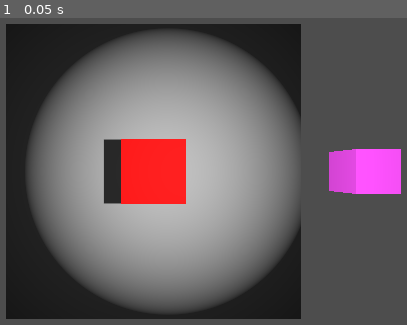
Above: before the commit, frame 1.
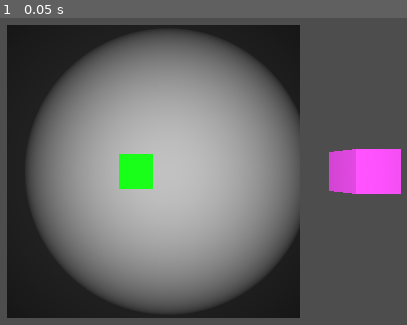
Above: after the commit, the same moment.

Repository: StruthioGames/Game_Jam
Game: Godot game, scene res://Alchemy_Scene.tscn
Two runs of this game, one before a commit and one after it. Both use one fixed random seed, a clock stepped at 60 frames per second and the inputs below. The project has no main scene, so this scene is started directly.
Inputs:
- Up to frame 1 (0.05 s): no input

The runs differ from the first frame. In frame 1, 5.1% of the frame differs, in the area x 1-74%, y 1-99%.

Commit message:
Add files via upload

Diff:
--- a/Game Jam/Alchemy_Flashlight.gd
+++ b/Game Jam/Alchemy_Flashlight.gd
@@ -1,25 +1,27 @@
 extends Camera3D
+
+#Shapes necessary
+@onready var flashlight = get_node("../Flashlight")
+@onready var flashlight_collider = get_node("../Flashlight/StaticBody3D")
+@onready var background_wall = get_node("../Background_Wall")
+@onready var target_shape = get_node("../Cube")
+@onready var shadow_surface = get_node("../Cube_Shadow")
 
 # Flashlight variables
 var dragging = false
 var dragged_object = null
 var offset = Vector3()
-var center_point = Vector3(0, 0, -4)
-var radius = 0
+var center_point = Vector3()
+var radius = Vector3()
 
 # Shadow variables
 var is_dragging_shadow = false
 var drag_start_position = Vector2()
 
-var flashlight
-var shape
-var shadow_surface
-
 func _ready():
-	flashlight = get_node("../Flashlight")  # Adjust the path to your flashlight node
-	shape = get_node("../Cube")
-	shadow_surface = get_node("../Background_Wall")
-	shape.cast_shadow = GeometryInstance3D.SHADOW_CASTING_SETTING_ON
+	center_point = target_shape.global_transform.origin
+	radius = int(abs(global_transform.origin.z - center_point.z)) - 1
+	#target_shape.cast_shadow = GeometryInstance3D.SHADOW_CASTING_SETTING_ON
 
 func _input(event):
 	if event is InputEventMouseButton:
@@ -34,10 +36,8 @@
 				if is_dragging_shadow:
 					is_dragging_shadow = false
 	elif event is InputEventMouseMotion:
-		if dragging:
-			update_dragged_object_position(event.position)
-		elif is_dragging_shadow:
-			update_shadow_position(event.position)
+		if dragging or is_dragging_shadow:
+			update_position(event.position)
 
 func shoot_ray():
 	var mouse_pos = get_viewport().get_mouse_position()
@@ -52,7 +52,7 @@
 
 	if raycast_result:
 		var collider = raycast_result.collider
-		if collider and (collider is RigidBody3D or StaticBody3D):
+		if collider and collider.get_path() == flashlight_collider.get_path():
 			dragging = true
 			dragged_object = collider
 			offset = dragged_object.global_transform.origin - raycast_result.position
@@ -60,7 +60,7 @@
 		elif collider == shadow_surface:
 			is_dragging_shadow = true
 
-func update_dragged_object_position(mouse_position: Vector2):
+func update_position(mouse_position: Vector2):
 	var from = project_ray_origin(mouse_position)
 	var to = from + project_ray_normal(mouse_position) * 1000
 	var space = get_world_3d().direct_space_state
@@ -70,18 +70,9 @@
 	var raycast_result = space.intersect_ray(ray_query)
 
 	if raycast_result:
-		var new_position = raycast_result.position + offset
-		var direction = (new_position - center_point).normalized()
-		dragged_object.global_transform.origin = center_point + direction * radius
-
-func update_shadow_position(mouse_position: Vector2):
-	var from = project_ray_origin(mouse_position)
-	var to = from + project_ray_normal(mouse_position) * 1000
-	var space = get_world_3d().direct_space_state
-	var ray_query = PhysicsRayQueryParameters3D.new()
-	ray_query.from = from
-	ray_query.to = to
-	var raycast_result = space.intersect_ray(ray_query)
-
-	if raycast_result:
-		shape.translation = raycast_result.position
+		if dragging and raycast_result.collider.get_path() != background_wall.get_path():
+			var new_position = raycast_result.position + offset
+			var direction = (new_position - center_point).normalized()
+			dragged_object.global_transform.origin = center_point + direction * radius
+		elif is_dragging_shadow:
+			target_shape.translation = raycast_result.position
--- a/Game Jam/Alchemy_Scene.gd
+++ b/Game Jam/Alchemy_Scene.gd
@@ -1,35 +1,27 @@
 extends Node3D
 
-@export var shape: MeshInstance3D
-@export var shadow_surface: MeshInstance3D
-@export var camera: Camera3D
+@onready var flashlight = $Flashlight
+@onready var background_wall = $Background_Wall
+@onready var shadow_object = $Cube_Shadow
+@onready var actual_object = $Cube
 
-var is_dragging = false
-var drag_start_position = Vector2()
+var center_point = Vector3()
 
 func _ready():
-	shape.cast_shadow = GeometryInstance3D.SHADOW_CASTING_SETTING_ON
+	# Set the center point to the actual object's position
+	center_point = actual_object.global_transform.origin
 
-func _input(event):
-	if event is InputEventMouseButton:
-		if event.button_index == MOUSE_BUTTON_LEFT:
-			if event.pressed:
-				is_dragging = true
-				drag_start_position = event.position
-			else:
-				is_dragging = false
-	elif event is InputEventMouseMotion and is_dragging:
-		update_shape_position(event.position)
+func _process(delta):
+	# Get the flashlight's position
+	var initial_position = flashlight.global_transform.origin
 
-func update_shape_position(mouse_position: Vector2):
-	var ray_length = 1000
-	var from = project_ray_origin(mouse_position)
-	var to = from + project_ray_normal(mouse_position) * ray_length
-	var space = get_world_3d().direct_space_state
-	var ray_query = PhysicsRayQueryParameters3D.new()
-	ray_query.from = from
-	ray_query.to = to
-	var raycast_result = space.intersect_ray(ray_query)
+	# Calculate the mirrored position relative to the center point
+	var mirrored_position = 2 * center_point - initial_position
+	print(mirrored_position)
 
-	if raycast_result:
-		shape.translation = raycast_result.position
+	# Adjust the mirrored position to the background wall's Z position
+	mirrored_position.z = background_wall.global_transform.origin.z + 6
+
+	# Set the shadow object's position
+	shadow_object.global_transform.origin = mirrored_position
+	print(shadow_object.global_transform.origin)
--- a/Game Jam/Alchemy_Scene.tscn
+++ b/Game Jam/Alchemy_Scene.tscn
@@ -1,9 +1,8 @@
-[gd_scene load_steps=6 format=3 uid="uid://dbjh8yjn0xpyx"]
+[gd_scene load_steps=10 format=3 uid="uid://dbjh8yjn0xpyx"]
 
+[ext_resource type="Script" path="res://Alchemy_Scene.gd" id="1_gwp5h"]
 [ext_resource type="Script" path="res://Alchemy_Flashlight.gd" id="1_h7eyx"]
 [ext_resource type="PackedScene" uid="uid://bxxx07i6m4ugl" path="res://flashlight.tscn" id="1_tcbs3"]
-
-[sub_resource type="BoxMesh" id="BoxMesh_fib8g"]
 
 [sub_resource type="StandardMaterial3D" id="StandardMaterial3D_b8bnq"]
 albedo_color = Color(1, 0, 0, 1)
@@ -11,22 +10,48 @@
 [sub_resource type="BoxMesh" id="BoxMesh_ya2gl"]
 material = SubResource("StandardMaterial3D_b8bnq")
 
+[sub_resource type="BoxMesh" id="BoxMesh_fib8g"]
+
+[sub_resource type="BoxShape3D" id="BoxShape3D_y1ead"]
+
+[sub_resource type="StandardMaterial3D" id="StandardMaterial3D_oj0u6"]
+albedo_color = Color(0, 1, 0, 1)
+
+[sub_resource type="BoxMesh" id="BoxMesh_l2lp7"]
+material = SubResource("StandardMaterial3D_oj0u6")
+
 [node name="Node3D" type="Node3D"]
+script = ExtResource("1_gwp5h")
 
 [node name="Player_View" type="Camera3D" parent="."]
 current = true
 script = ExtResource("1_h7eyx")
 
-[node name="Background_Wall" type="MeshInstance3D" parent="."]
-transform = Transform3D(10, 0, 0, 0, 10, 0, 0, 0, 0.1, 0, 0, -10)
-mesh = SubResource("BoxMesh_fib8g")
-
 [node name="Flashlight" parent="." instance=ExtResource("1_tcbs3")]
 transform = Transform3D(1, 0, 0, 0, 1, 0, 0, 0, 1, 0.5, 0, -0.7)
+
+[node name="ShadowShapeRayCast" type="RayCast3D" parent="Flashlight"]
+transform = Transform3D(1, 0, 0, 0, -4.37114e-08, -1, 0, 1, -4.37114e-08, 0, 0, 0)
 
 [node name="OmniLight3D" type="OmniLight3D" parent="."]
 omni_range = 15.8809
 
 [node name="Cube" type="MeshInstance3D" parent="."]
 transform = Transform3D(1, 0, 0, 0, 1, 0, 0, 0, 1, 0, 0, -5)
+visible = false
 mesh = SubResource("BoxMesh_ya2gl")
+
+[node name="Background_Wall" type="StaticBody3D" parent="."]
+transform = Transform3D(10, 0, 0, 0, 10, 0, 0, 0, 10, 0, 0, -15)
+
+[node name="WallMesh" type="MeshInstance3D" parent="Background_Wall"]
+mesh = SubResource("BoxMesh_fib8g")
+skeleton = NodePath("../..")
+
+[node name="CollisionShape3D" type="CollisionShape3D" parent="Background_Wall"]
+shape = SubResource("BoxShape3D_y1ead")
+
+[node name="Cube_Shadow" type="MeshInstance3D" parent="."]
+transform = Transform3D(1, 0, 0, 0, 1, 0, 0, 0, 1, 0, 0, -8.24014)
+cast_shadow = 0
+mesh = SubResource("BoxMesh_l2lp7")
--- a/Game Jam/Flashlight.gd
+++ b/Game Jam/Flashlight.gd
@@ -1,4 +1,8 @@
 extends Camera3D
+
+@onready var flashlight = get_node("../Flashlight")  # Adjust the path to your flashlight node
+@onready var flashlight_collider = get_node("../Flashlight/StaticBody3D")
+@onready var target = get_node("../Customer")  # Adjust the path to your target node
 
 var dragging = false
 var dragged_object = null
@@ -7,8 +11,7 @@
 var radius = 0
 
 func _ready():
-	var flashlight = get_node("../Flashlight")  # Adjust the path to your flashlight node
-	var target = get_node("../Customer")  # Adjust the path to your target node
+
 	center_point = target.transform.origin
 
 func _input(event):
@@ -35,7 +38,7 @@
 
 	if raycast_result:
 		var collider = raycast_result.collider
-		if collider and (collider is RigidBody3D or StaticBody3D):
+		if collider and collider.get_path() == flashlight_collider.get_path():
 			dragging = true
 			dragged_object = collider
 			offset = dragged_object.global_transform.origin - raycast_result.position
--- /dev/null
+++ b/Game Jam/shadow_tracing_flashlight.gd
@@ -0,0 +1,27 @@
+extends Node3D
+
+# Export variables to adjust in the editor
+@onready var raycast_length: float = 1000.0
+
+# Reference to the RayCast3D node
+@onready var raycast = $ShadowShapeRayCast
+
+# The cube that will be displayed on the wall
+@onready var display_cube = get_node("../Cube_Shadow")
+
+func _ready():
+	raycast.target_position = Vector3(0, 0, -raycast_length) # Adjust direction as needed
+	raycast.enabled = true
+
+func _process(delta):
+	update_light_trace()
+
+func update_light_trace():
+	# Set the target_position direction based on the SpotLight3D's orientation
+	raycast.target_position = -global_transform.basis.z * raycast_length
+	if raycast.is_colliding():
+		var collision_point = raycast.get_collision_point()
+		display_cube.global_transform.origin = collision_point
+		display_cube.visible = true
+	else:
+		display_cube.visible = false
